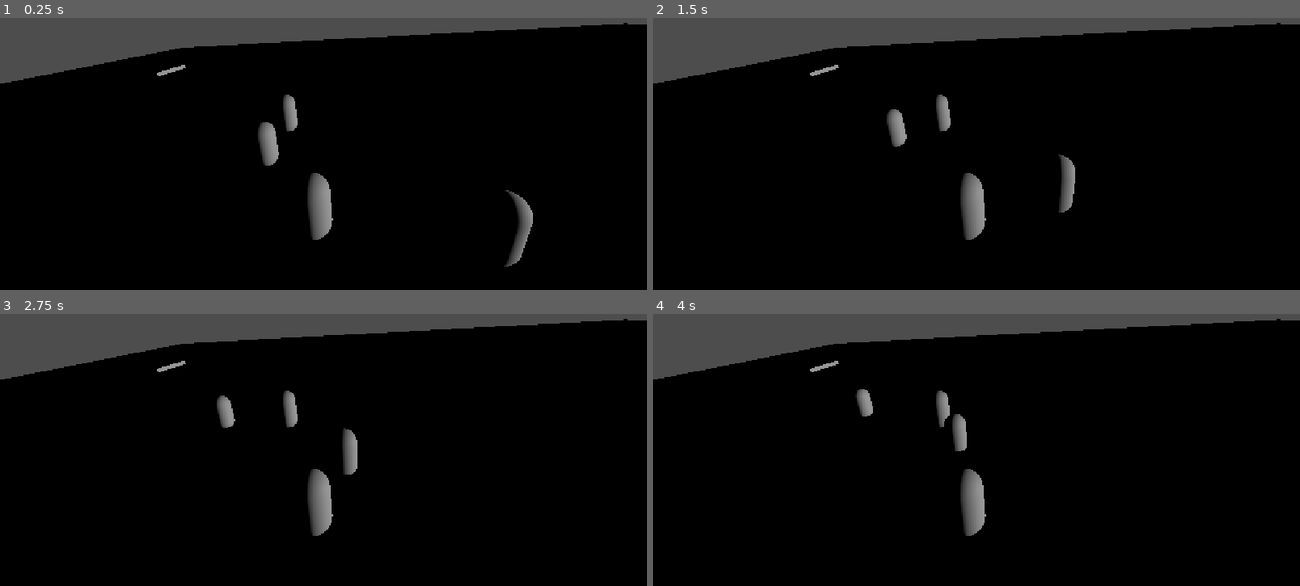
Above: before the commit, frames 1-4 (two rows, left to right).
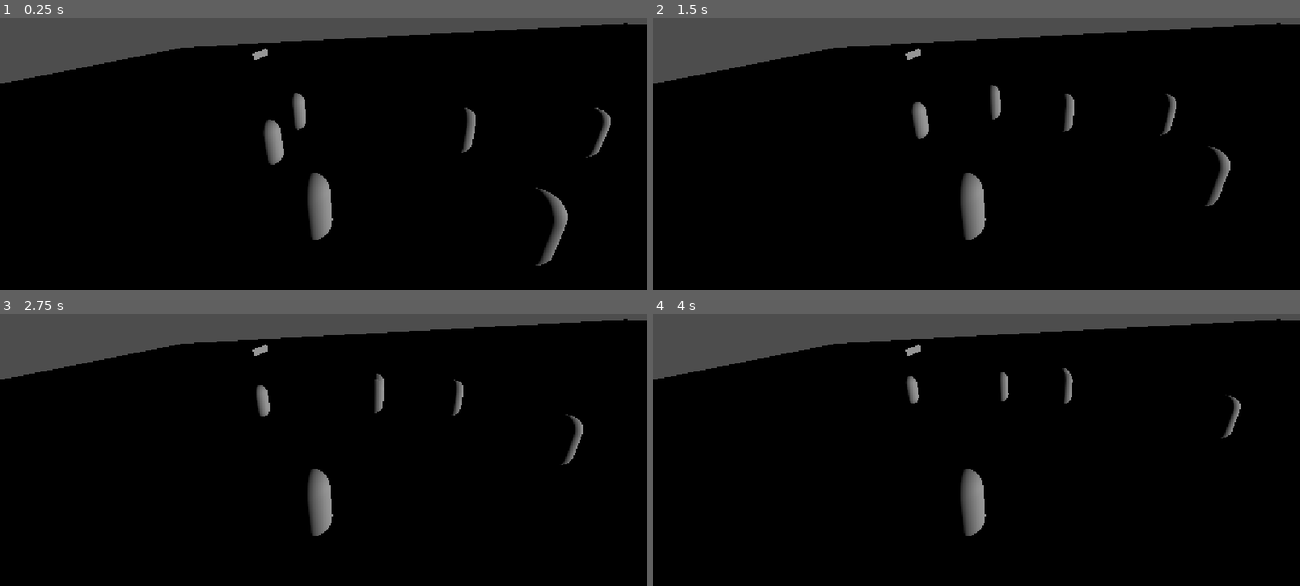
Above: after the commit, the same moments.

Repository: StevenChurchill671/realEconomy
Game: Godot game, scene res://root.tscn
Same seed, same stepped clock (60 frames per second), same inputs: the game is played once before the commit and once after it.
Inputs:
- Up to frame 1 (0.25 s): no input
- Up to frame 2 (1.5 s): no input
- Up to frame 3 (2.75 s): no input
- Up to frame 4 (4 s): no input

The runs differ from the first frame. In frame 1, 2.4% of the frame differs, in the area x 24-95%, y 11-92%; in frame 2, 2.1%; in frame 3, 1.7%; in frame 4, 1.3%.
Error in both runs: Invalid call. Nonexistent function 'setupFaction' in base 'Nil'. (res://faction_holder.gd:11)

Commit message:
Add files via upload

Diff:
--- a/real-economy/farm.gd
+++ b/real-economy/farm.gd
@@ -2,10 +2,11 @@
 
 
 func _ready() -> void:
+
 	ownerIsEmployer = false
 	amountOfProducedItem = 0
-	slotsAvailable = 2
-	maxSlotsAvailable = 2
+	slotsAvailable = 3
+	maxSlotsAvailable = 3
 	#workersToiling
 
 	itemProduced  = "Wheat"
--- a/real-economy/person.gd
+++ b/real-economy/person.gd
@@ -86,11 +86,18 @@
 
 func assignEmployeesToWork():
 	for localEmployee : Person in employees:
+		var bestLocation : Location = null
+		var bestScore : int = -1
 		for thisLocation : Location in ownedLocations:
 			if thisLocation.slotsAvailable > 0:
-				localEmployee.skillBeingUsed = getSkillNeeded(thisLocation)
-				thisLocation.addWorkerToThis(localEmployee)
-				localEmployee.currentTask = thisLocation
+				var score = localEmployee.getSkillNeeded(thisLocation)
+				if score > bestScore:
+					bestScore = score
+					bestLocation = thisLocation
+				if bestLocation != null:
+					localEmployee.skillBeingUsed = getSkillNeeded(bestLocation)
+					bestLocation.addWorkerToThis(localEmployee)
+					localEmployee.currentTask = bestLocation
 
 
 ##discovery function called on an employee employee.getskills to determine
--- a/real-economy/test_location.tscn
+++ b/real-economy/test_location.tscn
@@ -21,12 +21,12 @@
 script = ExtResource("1_7smf6")
 locationCitizens = [NodePath("Employer"), NodePath("person2"), NodePath("person"), NodePath("person3")]
 
-[node name="farm" parent="." unique_id=838175959 node_paths=PackedStringArray("ownerOf") instance=ExtResource("1_adare")]
-transform = Transform3D(5, 0, 0, 0, 1, 0, 0, 0, 5, 18.405163, 0, 21.252956)
+[node name="farm2" parent="." unique_id=838175959 node_paths=PackedStringArray("ownerOf") instance=ExtResource("1_adare")]
+transform = Transform3D(5, 0, 0, 0, 1, 0, 0, 0, 5, 24.114576, 1, -18.05083)
 ownerOf = NodePath("../Employer")
 
-[node name="farm2" parent="." unique_id=669356159 node_paths=PackedStringArray("ownerOf") instance=ExtResource("1_adare")]
-transform = Transform3D(5, 0, 0, 0, 1, 0, 0, 0, 5, 18.405163, 0, -28.445717)
+[node name="farm" parent="." unique_id=1966577695 node_paths=PackedStringArray("ownerOf") instance=ExtResource("1_adare")]
+transform = Transform3D(5, 0, 0, 0, 1, 0, 0, 0, 5, 18.405163, 1, 21.252956)
 ownerOf = NodePath("../Employer")
 
 [node name="MeshInstance3D" type="MeshInstance3D" parent="." unique_id=1587858785]
@@ -59,3 +59,11 @@
 transform = Transform3D(1, 0, 0, 0, 1, 0, 0, 0, 1, 1.5787306, 1.2142849, -4.132284)
 faction = ExtResource("4_21p7k")
 employer = NodePath("../Employer")
+
+[node name="person4" parent="." unique_id=1591687929 node_paths=PackedStringArray("employer") instance=ExtResource("3_0yauj")]
+transform = Transform3D(1, 0, 0, 0, 1, 0, 0, 0, 1, 0, 1, 4.0883894)
+employer = NodePath("../Employer")
+
+[node name="person5" parent="." unique_id=1369371845 node_paths=PackedStringArray("employer") instance=ExtResource("3_0yauj")]
+transform = Transform3D(1, 0, 0, 0, 1, 0, 0, 0, 1, 0, 1, 8.480664)
+employer = NodePath("../Employer")
